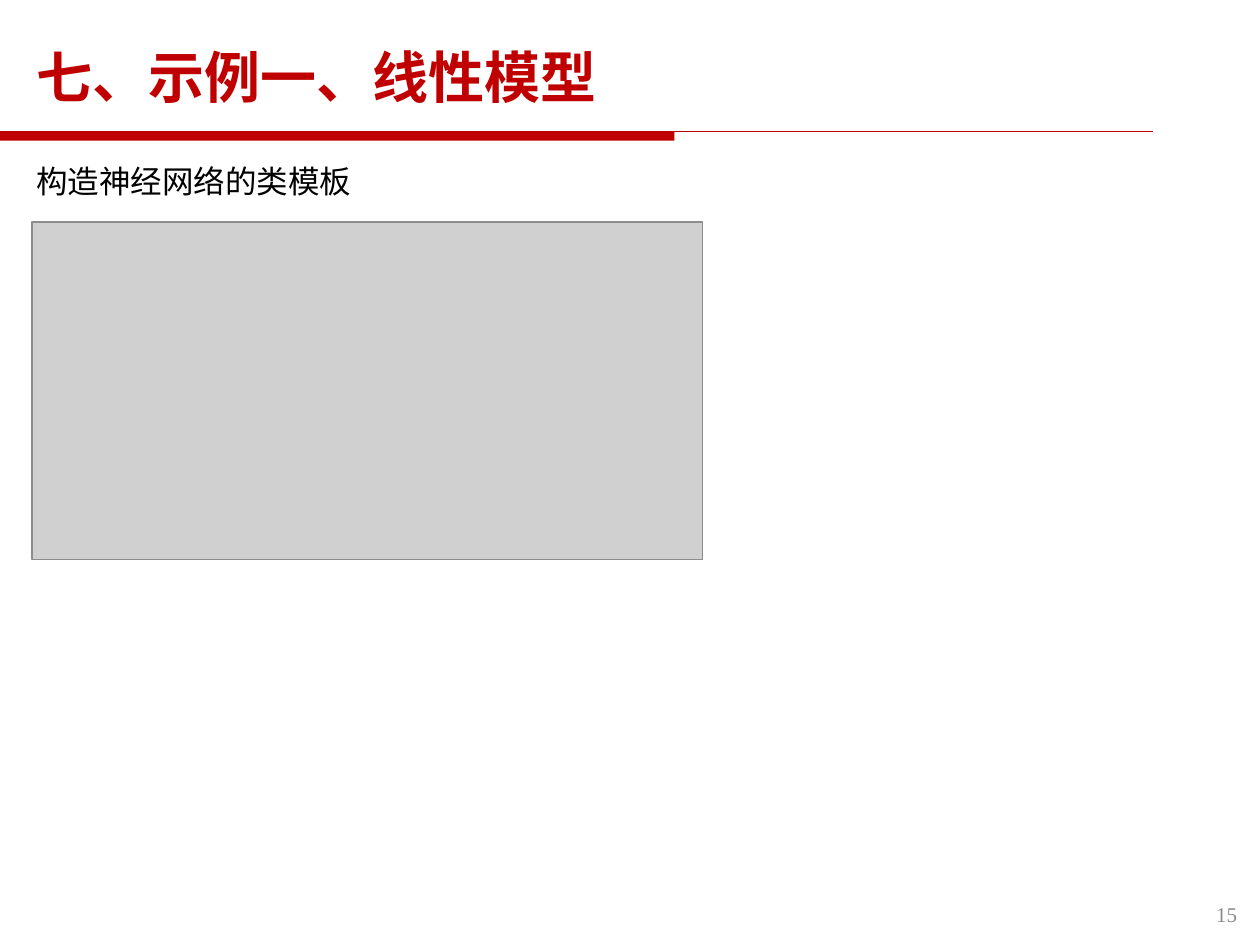
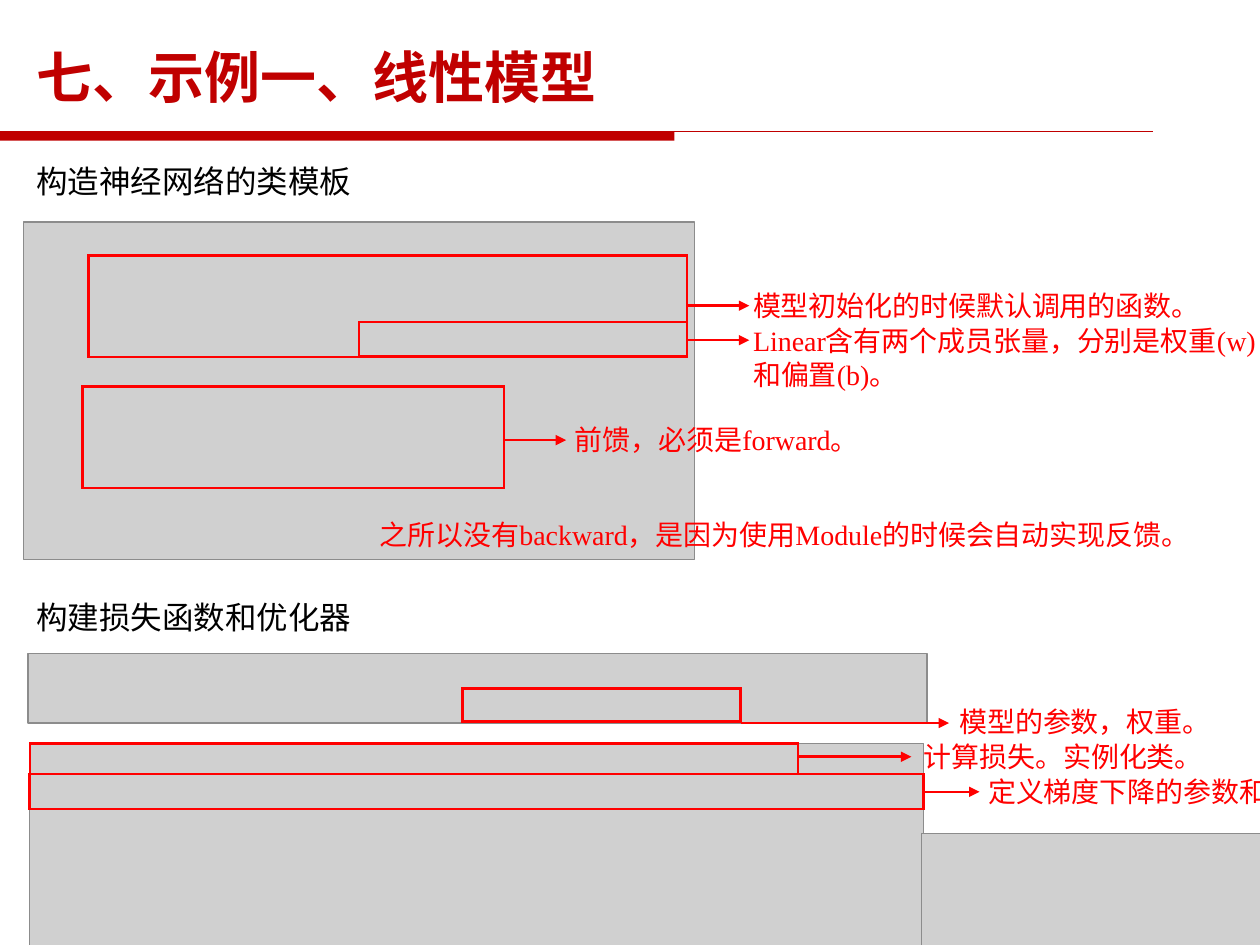
Before and after one commit to yqyang733/ML, a slide deck: slide 15 of ML_Learning_PPT/ML.pptx. Drawn at 1260x945 pixels with LibreOffice and Linux fonts; fonts in the diff are those of the drawing; grey boxes stand for pictures; background and template pictures are left out. Boxes give left, top, right and bottom in pixels: in the first picture for what was removed or moved away, otherwise in the second. Text is boxed around its words. In the diff, an @@ line names an element or a change of style, - is before the commit and + after.

```diff
--- a/ML_Learning_PPT/ML.pptx
+++ b/ML_Learning_PPT/ML.pptx
@@ picture: place and size @@
-picture at bbox=[32, 222, 702, 559]
+picture at bbox=[24, 222, 694, 559]
@@ rectangle added at bbox=[88, 256, 687, 358], outline #FF0000 1.5 pt @@
@@ text added at bbox=[753, 292, 1199, 319], 16 pt, text #FF0000 @@
+模型初始化的时候默认调用的函数。
@@ rectangle added at bbox=[359, 323, 687, 357], outline #FF0000 1.5 pt @@
@@ arrow added from (687, 306) to (750, 306), #FF0000 1.5 pt @@
@@ arrow added from (687, 340) to (750, 340), #FF0000 1.5 pt @@
@@ text added at bbox=[753, 330, 1256, 391], 16 pt, text #FF0000 @@
+Linear含有两个成员张量，分别是权重(w)
+和偏置(b)。
@@ rectangle added at bbox=[82, 387, 504, 489], outline #FF0000 1.5 pt @@
@@ arrow added from (504, 440) to (566, 440), #FF0000 1.5 pt @@
@@ text added at bbox=[575, 423, 859, 459], 16 pt, text #FF0000 @@
+前馈，必须是forward。
@@ text added at bbox=[380, 517, 1190, 553], 16 pt, text #FF0000 @@
+之所以没有backward，是因为使用Module的时候会自动实现反馈。
@@ text added at bbox=[36, 602, 351, 632], 18 pt, text #000000 @@
+构建损失函数和优化器
@@ picture added at bbox=[28, 654, 927, 723] @@
@@ rectangle added at bbox=[462, 688, 741, 721], outline #FF0000 1.5 pt @@
@@ text added at bbox=[959, 708, 1210, 735], 16 pt, text #FF0000 @@
+模型的参数，权重。
@@ picture added at bbox=[30, 743, 924, 945] @@
@@ rectangle added at bbox=[30, 743, 799, 774], outline #FF0000 1.5 pt @@
@@ arrow added from (741, 723) to (949, 723), #FF0000 1.5 pt @@
@@ text added at bbox=[924, 743, 1203, 775], 16 pt, text #FF0000 @@
+计算损失。实例化类。
@@ rectangle added at bbox=[30, 774, 924, 809], outline #FF0000 1.5 pt @@
@@ arrow added from (798, 757) to (911, 757), #FF0000 1.5 pt @@
@@ text added at bbox=[988, 778, 1260, 805], 16 pt, text #FF0000 @@
+定义梯度下降的参数和学习率。
@@ arrow added from (924, 791) to (979, 791), #FF0000 1.5 pt @@
@@ picture added at bbox=[921, 833, 1260, 945] @@
@@ page number removed at bbox=[1216, 908, 1237, 922] @@
-15
```
Also in this commit, not shown: 1 other slide changed, 8 other files.
